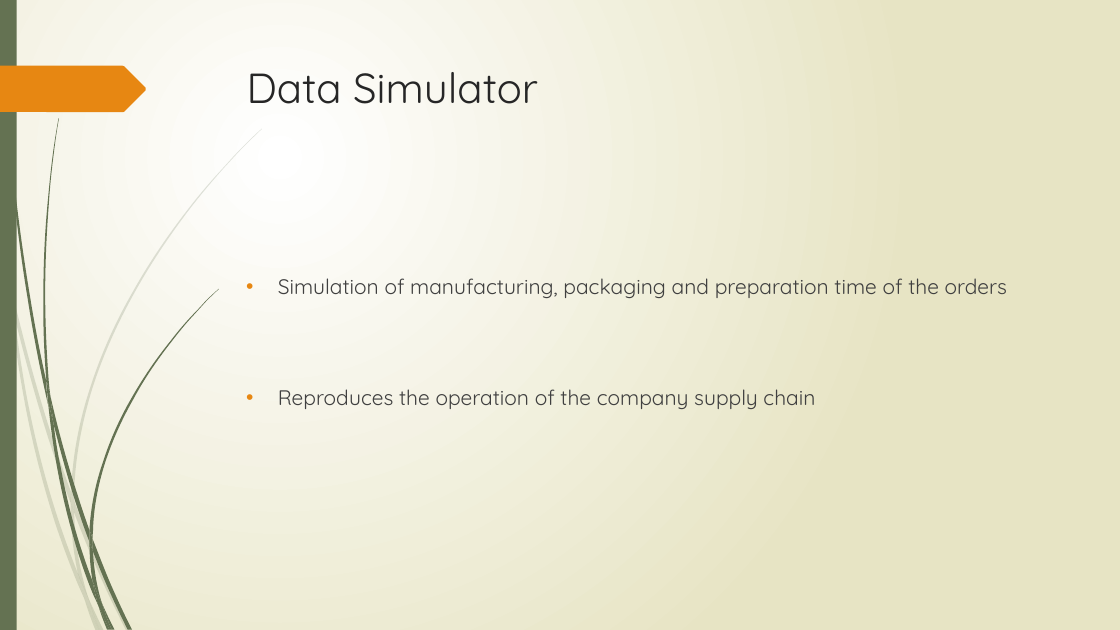
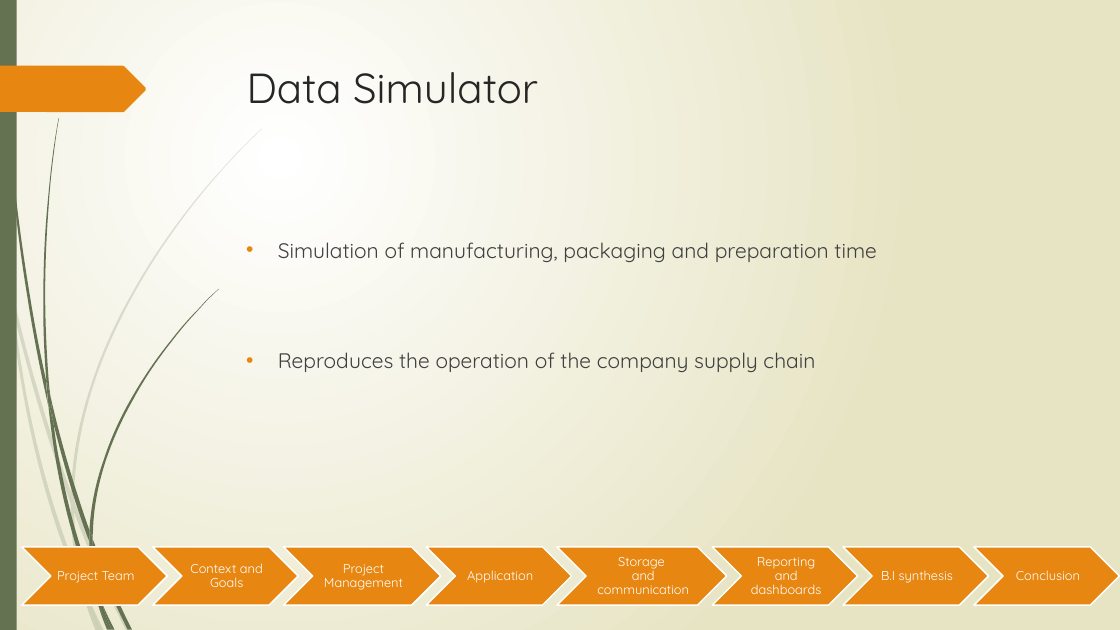
Before and after one commit to Gaetan90/ProjetBI, a slide deck: slide 10 of Projet BI.pptx. Drawn at 1120x630 pixels with LibreOffice and Linux fonts; fonts in the diff are those of the drawing. Boxes give left, top, right and bottom in pixels: in the first picture for what was removed or moved away, otherwise in the second. Text is boxed around its words. In the diff, an @@ line names an element or a change of style, - is before the commit and + after.

```diff
--- a/Projet BI.pptx
+++ b/Projet BI.pptx
@@ text at (278, 242, 876, 262): text changed @@
-• Simulation of manufacturing, packaging and preparation time of the orders
+• Simulation of manufacturing, packaging and preparation time
@@ group added at (22, 547, 1119, 605): 8 chevrons, 8 texts @@
+Project Team
+Context and Goals
+Project Management
+Application
+Storage
+and communication
+Reporting and dashboards
+B.I synthesis
+Conclusion
```
Also in this commit, not shown: 4 other slides changed, 10 slides added, 4 slides removed.
